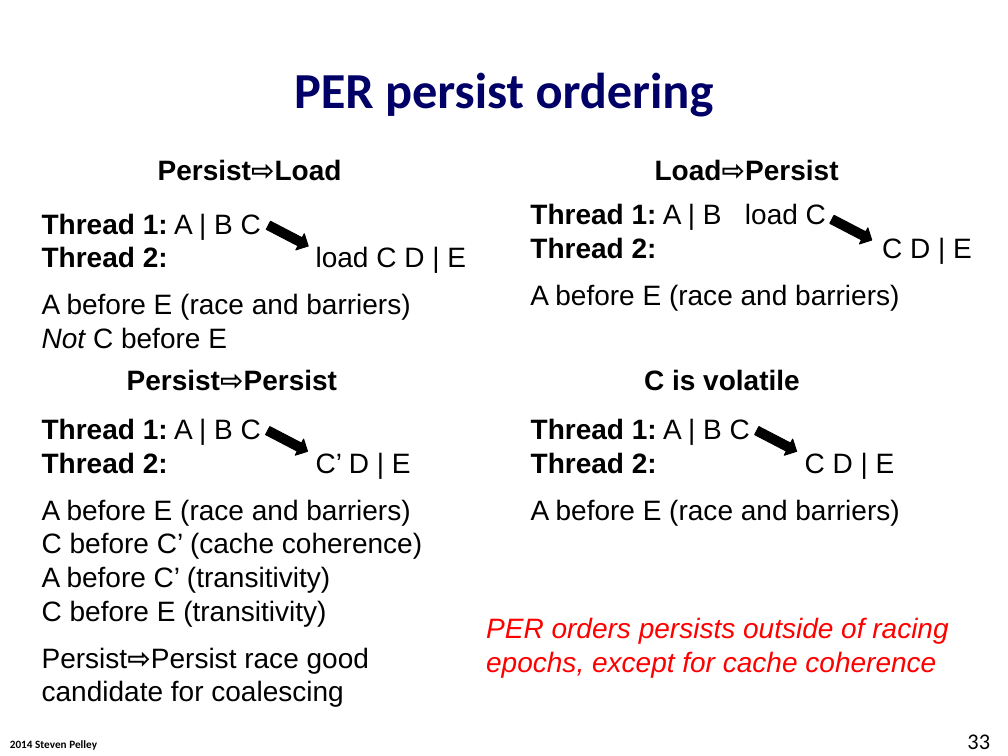
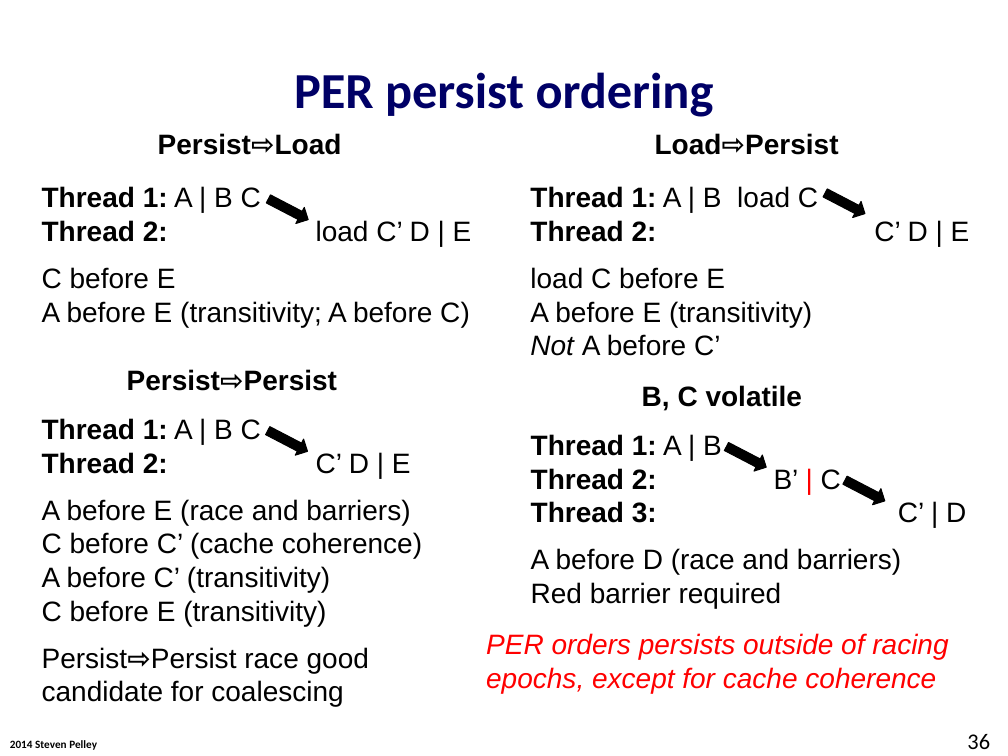
Before and after one commit to Abulila/dissertation, a slide deck: slide 36 of proposal/defense.pptx (slide 33 before the commit). Drawn at 1008x756 pixels with LibreOffice and Linux fonts; fonts in the diff are those of the drawing; background and template pictures are left out. Boxes give left, top, right and bottom in pixels: in the first picture for what was removed or moved away, otherwise in the second. Text is boxed around its words. In the diff, an @@ line names an element or a change of style, - is before the commit and + after.

Commit message:
work on presentation

```diff
--- a/proposal/defense.pptx
+++ b/proposal/defense.pptx
@@ text "Thread 1: A | B ...": place and size @@
-text "Thread 1: A | B ..." at (42, 213, 466, 349)
+text "Thread 1: A | B ..." at (42, 186, 472, 327)
@@ text "Thread 1: A | B ...": place and size @@
-text "Thread 1: A | B ..." at (530, 203, 972, 310)
+text "Thread 1: A | B ..." at (530, 186, 970, 356)
@@ 2 texts, 1 right arrow: place and size @@
-2 texts, 1 right arrow at (158, 159, 838, 254)
+2 texts, 1 right arrow at (158, 133, 838, 228)
@@ right arrow: place and size @@
-right arrow at (828, 211, 877, 248)
+right arrow at (821, 185, 870, 222)
@@ text at (42, 220, 472, 327): text changed @@
-Thread 2: load C D | E
-A before E (race and barriers)
-Not C before E
+Thread 2: load C’ D | E
+C before E
+A before E (transitivity; A before C)
@@ text at (530, 220, 970, 356): text changed @@
-Thread 2: C D | E
-A before E (race and barriers)
+Thread 2: C’ D | E
+load C before E
+A before E (transitivity)
+Not A before C’
@@ text at (642, 385, 802, 411): text changed @@
-C is volatile
+B, C volatile
@@ text at (531, 434, 966, 608): text changed @@
-Thread 1: A | B C
-Thread 2: C D | E
-A before E (race and barriers)
+Thread 1: A | B
+Thread 2: B’ | C
+Thread 3: C’ | D
+A before D (race and barriers)
+Red barrier required
@@ right arrow: place and size @@
-right arrow at (752, 423, 801, 460)
+right arrow at (722, 438, 771, 475)
@@ right arrow added at (841, 472, 890, 509), fill #000000, outline #000000 0.75 pt @@
@@ text "PER orders persists outside of ...": place and size @@
-text "PER orders persists outside of ..." at (486, 617, 948, 677)
+text "PER orders persists outside of ..." at (486, 633, 948, 693)
@@ page number at (967, 734, 990, 749): text changed @@
-33
+36
```
Also in this commit, not shown: 11 other slides changed, 4 slides added.
